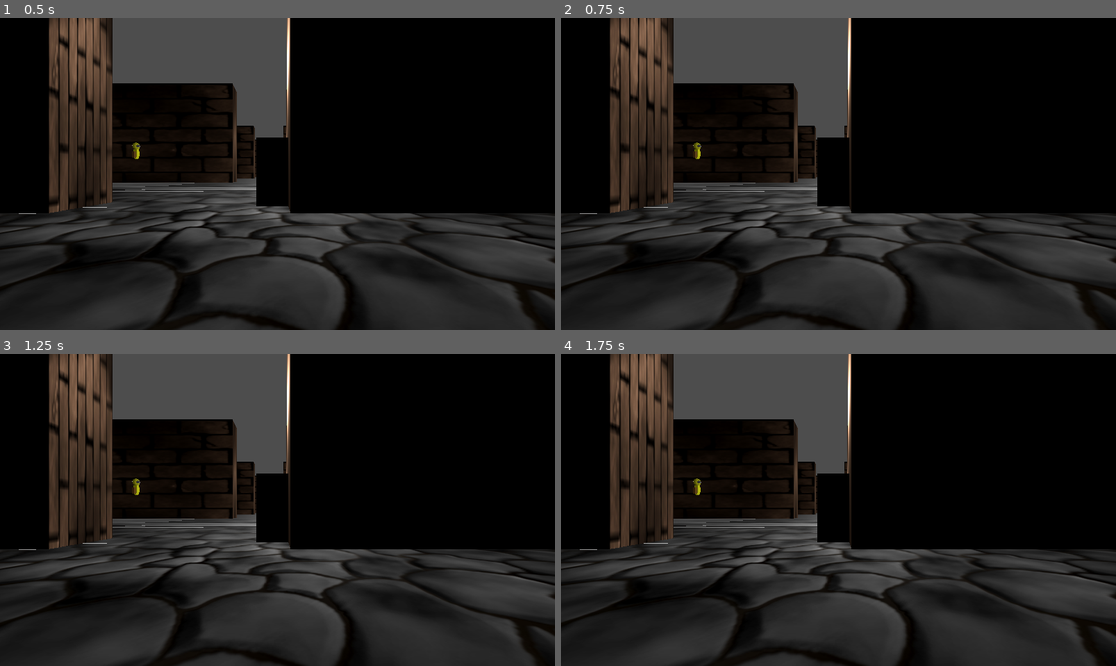
Above: before the commit, frames 1-4 (two rows, left to right).
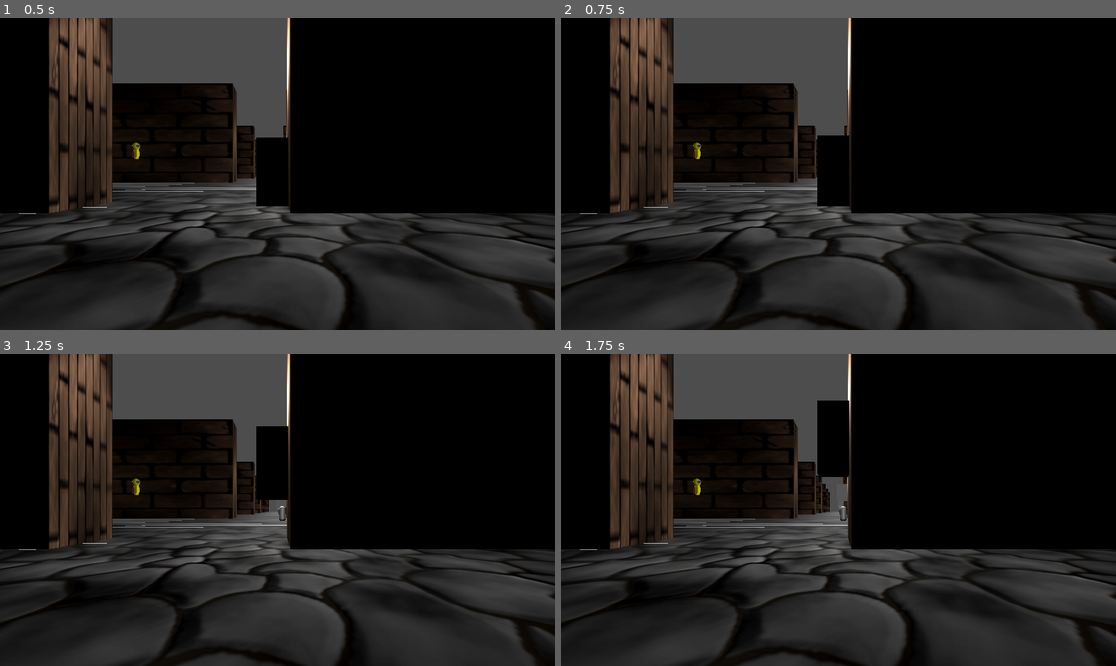
Above: after the commit, the same moments.

Repository: StudioXPEtudiant/24-25.FR.S.S4_IDK
Game: Godot game, scene res://scene/Level1.tscn
Two runs of this game, one before a commit and one after it. Both use one fixed random seed, a clock stepped at 60 frames per second and the inputs below. The project has no main scene, so this scene is started directly.
Inputs (mouse positions are in pixels of both pictures, inside the frame that each line leads up to):
- Up to frame 1 (0.5 s): no input
- Up to frame 2 (0.75 s): tap Enter at 0.5 s; move the mouse to (960, 158) at 0.52 s; hold D (Player_Right) from 0.53 s (still down); tap E (interagir, bound only after the commit) at 0.6 s
- Up to frame 3 (1.25 s): keep holding D (Player_Right)
- Up to frame 4 (1.75 s): move the mouse to (727, 525) at 1.27 s; release D (Player_Right) at 1.28 s; hold S (Player_Down) from 1.28 s (still down); tap E (interagir, bound only after the commit) at 1.35 s

Frame 1 is identical in both runs. In frame 2, less than 0.1% of the frame differs, in the area x 46-52%, y 37-39%; in frame 3, 1.6%; in frame 4, 2.4%, in the area x 46-52%, y 14-61%.
Error after the commit: Attempt to call function 'has_method' in base 'null instance' on a null instance. (res://PorteScripts/raycast.gd:8)

Commit message:
Porte
En résumé, avec mon autre commit :
-ajout porte
-ajout player, sol et lumière temporaires
-ajout input 'interagir'
-ne fonctionne pas encore désolé

Diff:
--- a/idk/Porte.tscn
+++ b/idk/Porte.tscn
@@ -1,7 +1,7 @@
-[gd_scene load_steps=13 format=3 uid="uid://cdyrnitn7ncwb"]
+[gd_scene load_steps=15 format=3 uid="uid://cdyrnitn7ncwb"]
 
-[ext_resource type="Script" path="res://Scripts/porte.gd" id="1_qhcnc"]
-[ext_resource type="Script" path="res://Scripts/raycast.gd" id="1_tgke6"]
+[ext_resource type="Script" path="res://PorteScripts/porte.gd" id="1_qhcnc"]
+[ext_resource type="Script" path="res://PorteScripts/raycast.gd" id="1_tgke6"]
 
 [sub_resource type="CapsuleShape3D" id="CapsuleShape3D_qfu5f"]
 
@@ -55,11 +55,55 @@
 "update": 0,
 "values": [Vector3(0, 0, 0)]
 }
+tracks/1/type = "value"
+tracks/1/imported = false
+tracks/1/enabled = true
+tracks/1/path = NodePath("CentreDeRotation/StaticBody3D:position")
+tracks/1/interp = 1
+tracks/1/loop_wrap = true
+tracks/1/keys = {
+"times": PackedFloat32Array(0),
+"transitions": PackedFloat32Array(1),
+"update": 0,
+"values": [Vector3(1, 0, 0)]
+}
+
+[sub_resource type="Animation" id="Animation_bqajx"]
+resource_name = "OuvertureVerticale"
+tracks/0/type = "value"
+tracks/0/imported = false
+tracks/0/enabled = true
+tracks/0/path = NodePath("CentreDeRotation/StaticBody3D:position")
+tracks/0/interp = 2
+tracks/0/loop_wrap = true
+tracks/0/keys = {
+"times": PackedFloat32Array(0, 1),
+"transitions": PackedFloat32Array(1, 1),
+"update": 0,
+"values": [Vector3(1, 0, 0), Vector3(1, 3, 0)]
+}
+
+[sub_resource type="Animation" id="Animation_ead00"]
+resource_name = "FermetureVerticale"
+tracks/0/type = "value"
+tracks/0/imported = false
+tracks/0/enabled = true
+tracks/0/path = NodePath("CentreDeRotation/StaticBody3D:position")
+tracks/0/interp = 2
+tracks/0/loop_wrap = true
+tracks/0/keys = {
+"times": PackedFloat32Array(0, 1),
+"transitions": PackedFloat32Array(1, 1),
+"update": 0,
+"values": [Vector3(1, 3, 0), Vector3(1, 0, 0)]
+}
 
 [sub_resource type="AnimationLibrary" id="AnimationLibrary_um6n0"]
 _data = {
 "Fermeture": SubResource("Animation_8w8ge"),
+"FermetureVerticale": SubResource("Animation_ead00"),
 "Ouverture": SubResource("Animation_cn0s8"),
+"OuvertureVerticale": SubResource("Animation_bqajx"),
 "RESET": SubResource("Animation_aj3mq")
 }
 
--- a/idk/PorteScripts/porte.gd
+++ b/idk/PorteScripts/porte.gd
@@ -5,17 +5,17 @@
 @export var animation_player: AnimationPlayer
 
 
-#func _process(delta):
-	#if Input.is_action_just_pressed("interagir"):
-		#activer()
+func _process(delta):
+	if Input.is_action_just_pressed("interagir"):
+		activer()
 
 func activer():
 	if activable == true:
 		activable = false
 		fermée = !fermée
 		if fermée == false:
-			animation_player.play("Fermeture")
+			animation_player.play("FermetureVerticale")
 		if fermée == true:
-			animation_player.play("Ouverture")
+			animation_player.play("OuvertureVerticale")
 		await get_tree().create_timer(1.0, false).timeout
 		activable = true
--- a/idk/project.godot
+++ b/idk/project.godot
@@ -37,3 +37,8 @@
 "events": [Object(InputEventKey,"resource_local_to_scene":false,"resource_name":"","device":0,"window_id":0,"alt_presse …(189 unchanged characters)…
 ]
 }
+interagir={
+"deadzone": 0.5,
+"events": [Object(InputEventKey,"resource_local_to_scene":false,"resource_name":"","device":-1,"window_id":0,"alt_pressed":false,"shift_pressed":false,"ctrl_pressed":false,"meta_pressed":false,"pressed":false,"keycode":0,"physical_keycode":69,"key_label":0,"unicode":101,"location":0,"echo":false,"script":null)
+]
+}
